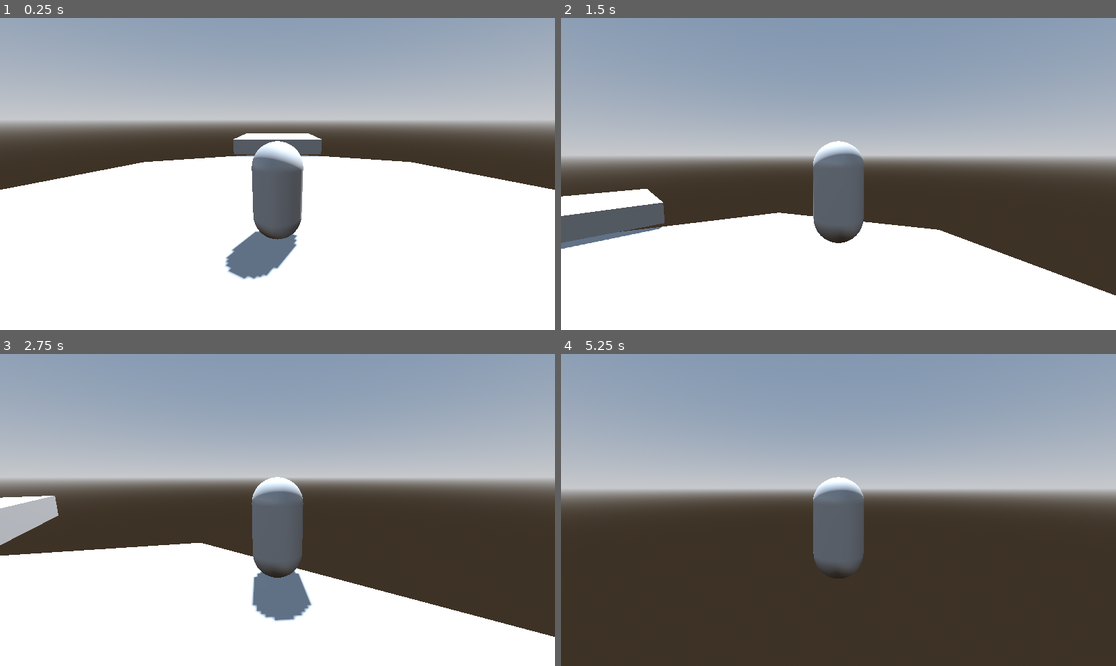
Above: before the commit, frames 1-4 (two rows, left to right).
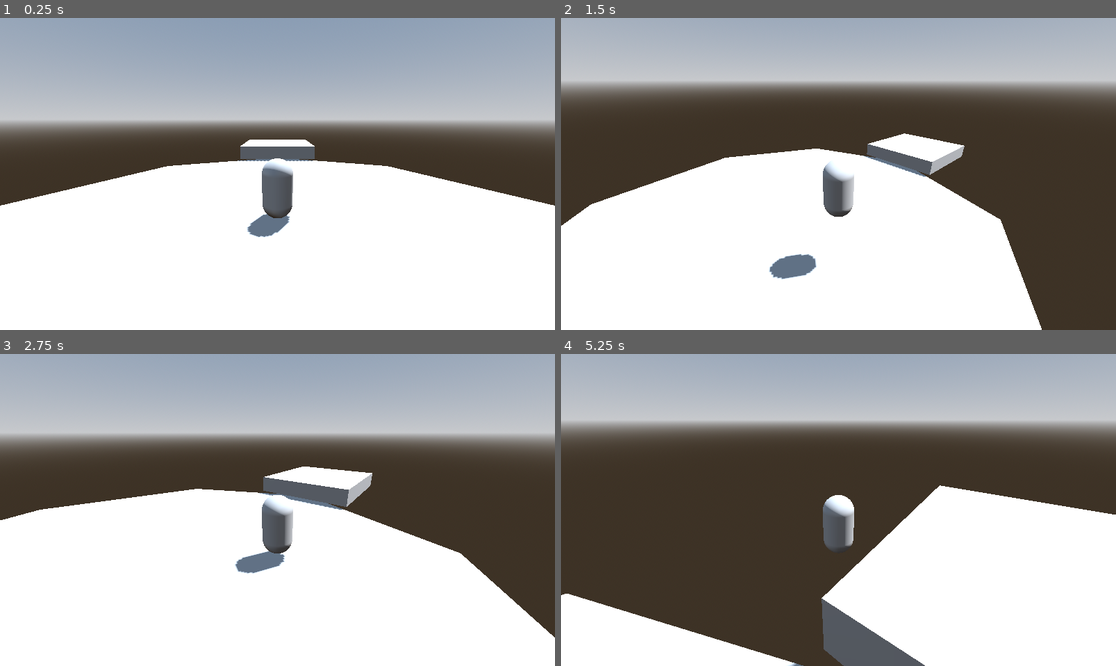
Above: after the commit, the same moments.

Repository: Gertkeno/GGJ2025
Game: Godot game, scene res://bubble_world_map.tscn
The game is run twice, just before and just after one commit, with the same random seed, the same clock (stepped at 60 frames per second) and the same inputs.
Inputs (mouse positions are in pixels of both pictures, inside the frame that each line leads up to):
- Up to frame 1 (0.25 s): no input
- Up to frame 2 (1.5 s): tap Enter at 0.5 s; move the mouse to (960, 158) at 0.52 s; hold Right (right) 0.53-1.28 s; tap Shift (crouch) at 0.6, 1.35 s; click (960, 158) at 0.67 s; tap Space (jump) at 0.77 s; move the mouse to (810, 174) at 1.27 s; hold Up (forward) from 1.28 s (still down)
- Up to frame 3 (2.75 s): keep holding Up (forward); tap Space (jump) at 1.52 s; move the mouse to (288, 503) at 2.02 s; tap Shift (crouch) at 2.1 s
- Up to frame 4 (5.25 s): keep holding Up (forward); move the mouse to (832, 516) at 2.77 s; tap Shift (crouch) every 0.75 s from 2.85 to 5.1 s; tap Space (jump) at 3.02, 3.77, 4.52 s; move the mouse to (877, 513) at 3.52 s; move the mouse to (794, 506) at 4.27 s; move the mouse to (844, 510) at 5.02 s

The runs differ from the first frame. In frame 1, 6.6% of the frame differs, in the area x 0-100%, y 36-84%; in frame 2, 64%; in frame 3, 49%; in frame 4, 78%, in the area x 0-100%, y 0-100%.

Commit message:
reverse player camera

Diff:
--- a/System/player.gd
+++ b/System/player.gd
@@ -40,8 +40,8 @@
 func _unhandled_input(event: InputEvent) -> void:
 	if event is InputEventMouseMotion:
 		if Input.mouse_mode == Input.MOUSE_MODE_CAPTURED:
-			rotate_y(event.screen_relative.x / screen_size.x * PI)
-			$CameraPivot.rotate_x(event.screen_relative.y / screen_size.y * PI)
+			rotate_y(-event.screen_relative.x / screen_size.x * PI)
+			$CameraPivot.rotate_x(-event.screen_relative.y / screen_size.y * PI)
 	elif event is InputEventMouseButton:
 		Input.mouse_mode = Input.MOUSE_MODE_CAPTURED
 	elif event.is_action_pressed("menu"):
--- a/System/player.tscn
+++ b/System/player.tscn
@@ -13,13 +13,14 @@
 shape = SubResource("CapsuleShape3D_bepga")
 
 [node name="CameraPivot" type="Node3D" parent="."]
-transform = Transform3D(1, 0, 0, 0, 0.965926, 0.258819, 0, -0.258819, 0.965926, 0, 0.361918, 0)
+transform = Transform3D(1, 0, 0, 0, 0.965926, 0.258819, 0, -0.258819, 0.965926, 0, 0, 0)
 
 [node name="SpringArm3D" type="SpringArm3D" parent="CameraPivot"]
-spring_length = 4.0
+transform = Transform3D(1, 0, 0, 0, 1, 0, 0, 0, 1, 0, 0.482963, 0.12941)
+spring_length = 6.5
 
 [node name="Camera3D" type="Camera3D" parent="CameraPivot/SpringArm3D"]
-transform = Transform3D(1, 0, 0, 0, 1, 0, 0, 0, 1, 0, 0, 4)
+transform = Transform3D(1, 0, 0, 0, 1, 0, 0, 0, 1, 0, 0, 6.5)
 
 [node name="MeshInstance3D" type="MeshInstance3D" parent="."]
 mesh = SubResource("CapsuleMesh_8ofhx")
--- a/project.godot
+++ b/project.godot
@@ -74,7 +74,7 @@
 
 [physics]
 
-3d/default_gravity=6.5
+3d/default_gravity=4.5
 
 [rendering]
 
